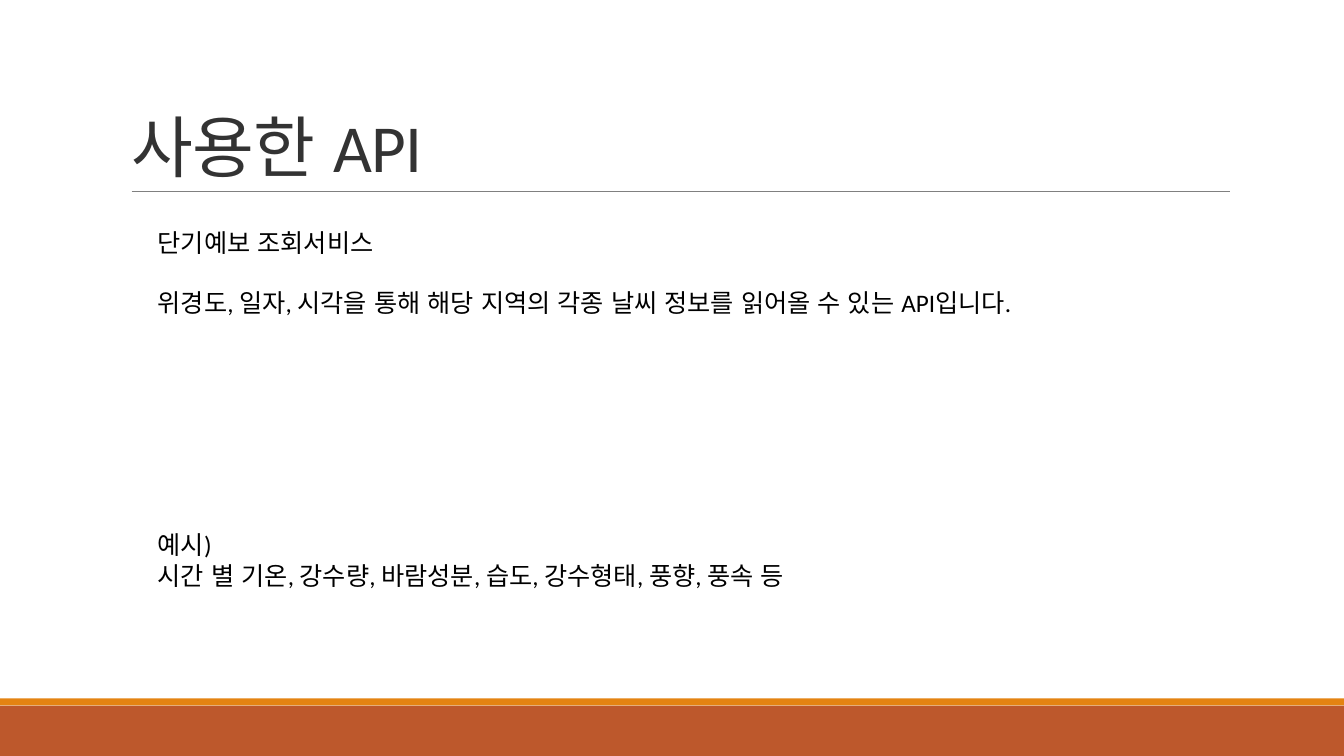
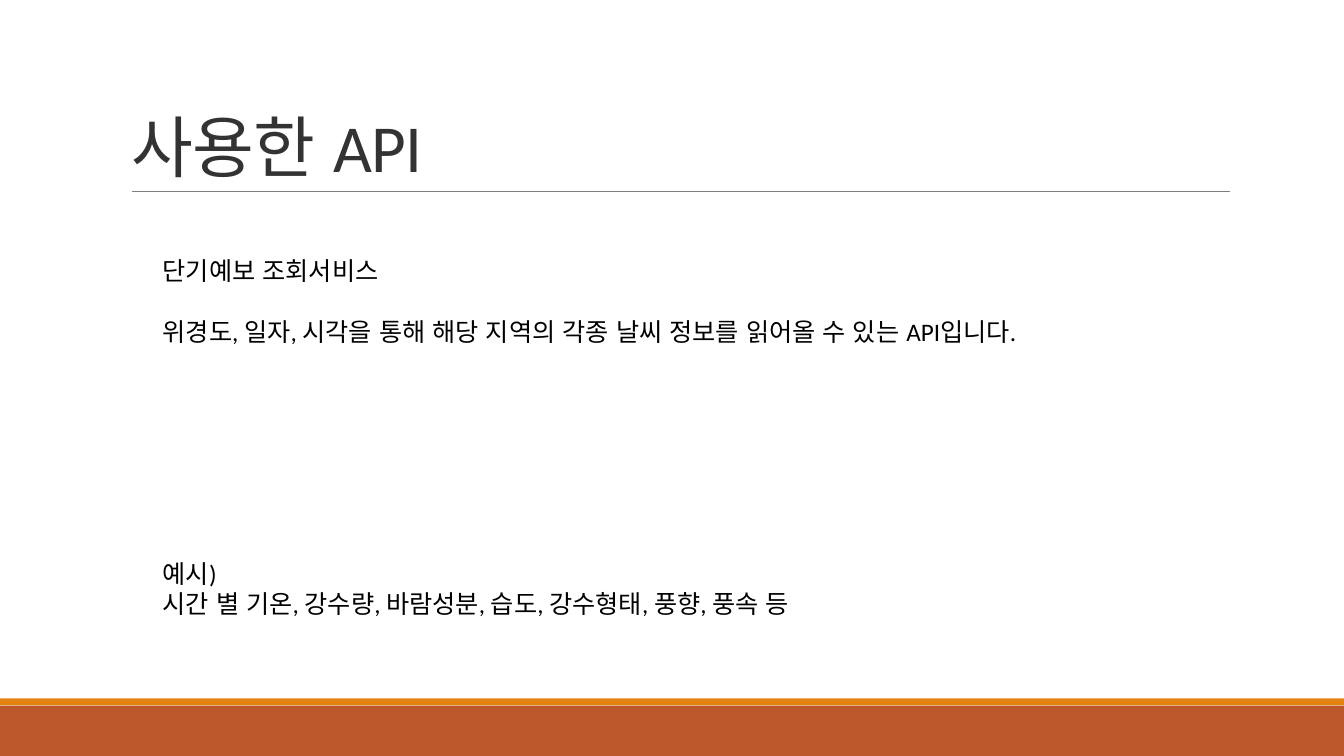
Before and after one commit to Mongzzi/scriptlang, a slide deck: slide 4 of 발표/중간발표준비.pptx. Drawn at 1344x756 pixels with LibreOffice and Linux fonts; fonts in the diff are those of the drawing. Boxes give left, top, right and bottom in pixels: in the first picture for what was removed or moved away, otherwise in the second. Text is boxed around its words. In the diff, an @@ line names an element or a change of style, - is before the commit and + after.

```diff
--- a/발표/중간발표준비.pptx
+++ b/발표/중간발표준비.pptx
@@ text "단기예보 조회서비스": place and size @@
-text "단기예보 조회서비스" at [158, 231, 1011, 588]
+text "단기예보 조회서비스" at [163, 259, 1016, 616]
```
Also in this commit, not shown: 1 other slide changed.
